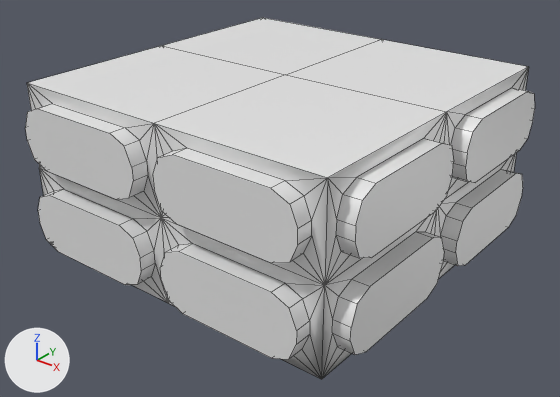
Before and after pictures for a commit that changed the FBX model Assets/Art/Models/Simple Room.fbx.
One viewpoint serves both versions: a camera (50 mm lens) standing at (-21.6, -169.6, 68.3) and looking at (-98.8, -73.1, 8.5). Lighting does not change. The marker at lower left points along +X, +Y and +Z. Mesh edges are drawn as thin lines. Where no turn or scale is listed for an object, it has been applied to the vertices. Vertices at the same position are counted once.
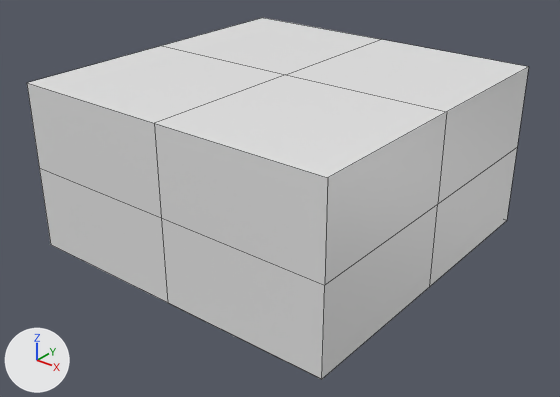
What differs and where, as boxes (x1, y1, x2, y2) in the pictures (560 x 397 px):
'Plane.004', reshaped: before (25, 18, 535, 379); after (27, 18, 529, 379)
part 1 of me_plane_004, deleted: before (25, 67, 535, 379)

The change, as a diff of the scene's bpy script:
```diff
--- a/Assets/Art/Models/Simple Room.fbx.py
+++ b/Assets/Art/Models/Simple Room.fbx.py
@@ me_plane_004 @@
 # used by ob_plane_004; location = (-100.0, -70.0, 0.0)
-me_plane_004.from_pydata(...)  # 409 vertices, 405 faces; spans x -32.9..32.9, y -32.9..32.9, z 0.0..30.1
+me_plane_004.from_pydata(...)  # 25 vertices, 21 faces; spans x -30.0..30.0, y -30.0..30.0, z 0.0..30.1
+# me_plane_004 part 1: 384 vertices removed from x -32.9..32.9, y -32.9..32.9, z 2.2..27.9
+# me_plane_004 part 2: the surface is now shaded flat
 me_plane_004.materials.append(mat_palette)
-me_plane_004.materials.append(mat_glass)  # white #e7e7e7
 me_plane_004.materials.append(mat_floor)
```
